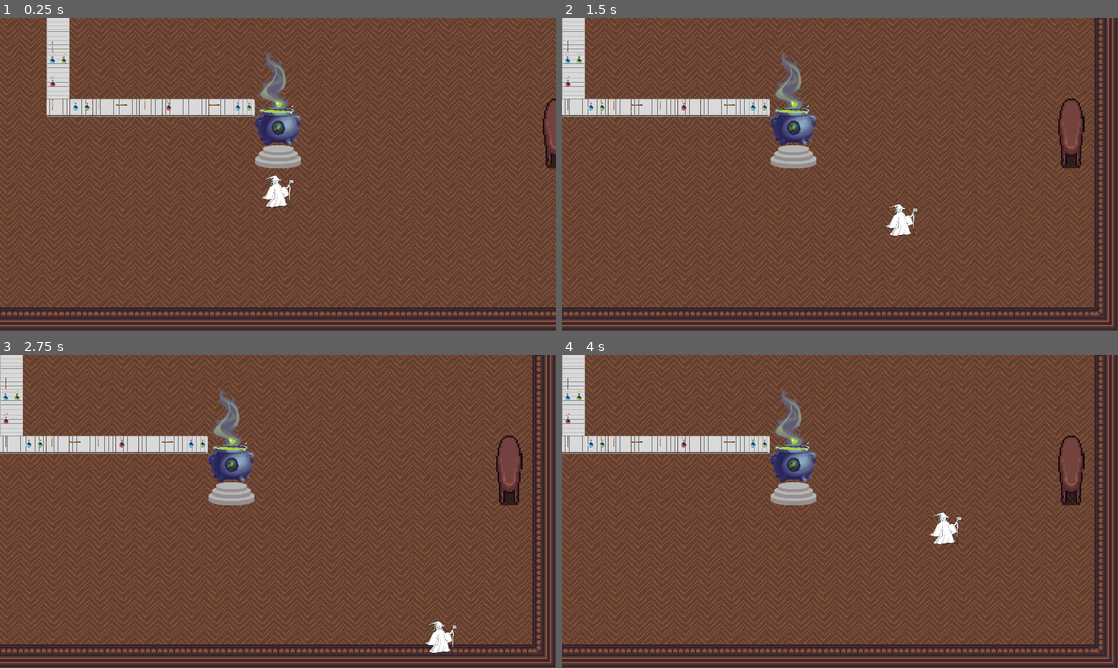
Above: before the commit, frames 1-4 (two rows, left to right).
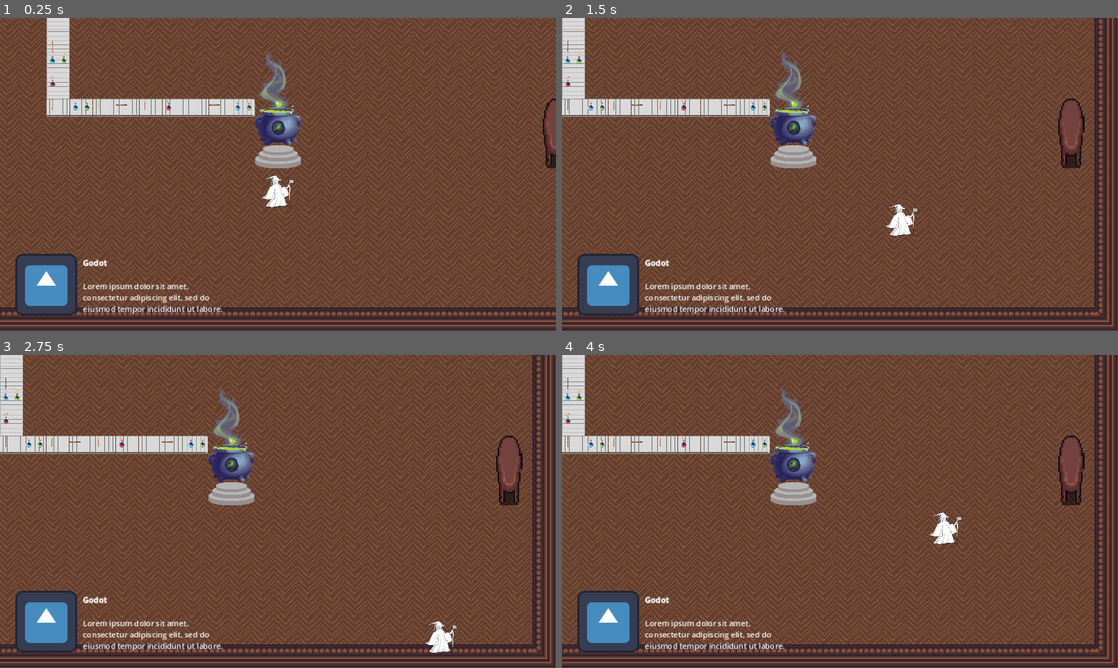
Above: after the commit, the same moments.

Repository: DataScienceAlliance-DSA/RDS-Game
Game: Godot game, scene res://tile_map.tscn
Same seed, same stepped clock (60 frames per second), same inputs: the game is played once before the commit and once after it. The engine's default icon, where the game draws it, is replaced by a stand-in: a white triangle on a blue panel in a dark square.
Inputs:
- Up to frame 1 (0.25 s): no input
- Up to frame 2 (1.5 s): tap Enter at 0.5 s; hold Right (ui_right) 0.53-1.28 s; hold Down (ui_down) from 1.28 s (still down)
- Up to frame 3 (2.75 s): release Down (ui_down) at 2.03 s; hold Right (ui_right) from 2.03 s (still down)
- Up to frame 4 (4 s): release Right (ui_right) at 2.78 s; hold Up (ui_up) 2.78-3.53 s; hold Left (ui_left) from 3.53 s (still down)

The runs differ from the first frame. In frame 1, 3.0% of the frame differs, in the area x 2-40%, y 75-96%; in frame 2, 3.0%; in frame 3, 3.0%; in frame 4, 3.0%.

Commit message:
updated UI

Diff:
--- a/rds_game_fall24/UI.tscn
+++ b/rds_game_fall24/UI.tscn
@@ -24,14 +24,46 @@
 theme_override_constants/margin_right = 32
 theme_override_constants/margin_bottom = 32
 
-[node name="VBoxContainer" type="VBoxContainer" parent="Control/MarginContainer"]
+[node name="HBoxContainer" type="HBoxContainer" parent="Control/MarginContainer"]
+custom_minimum_size = Vector2(650, 0)
 layout_mode = 2
+size_flags_horizontal = 0
+
+[node name="TextureRect" type="TextureRect" parent="Control/MarginContainer/HBoxContainer"]
+layout_mode = 2
+size_flags_horizontal = 0
 size_flags_vertical = 8
+texture = ExtResource("1_q8u87")
 
-[node name="HBoxContainer" type="HBoxContainer" parent="Control/MarginContainer/VBoxContainer"]
+[node name="MarginContainer" type="MarginContainer" parent="Control/MarginContainer/HBoxContainer/TextureRect"]
+layout_mode = 1
+offset_right = 954.0
+offset_bottom = 98.0
+size_flags_horizontal = 4
+size_flags_vertical = 0
+theme_override_constants/margin_left = 140
+theme_override_constants/margin_top = 8
+
+[node name="RichTextLabel" type="RichTextLabel" parent="Control/MarginContainer/HBoxContainer/TextureRect/MarginContainer"]
+clip_contents = false
+custom_minimum_size = Vector2(300, 0)
+layout_mode = 2
+size_flags_horizontal = 0
+size_flags_vertical = 0
+bbcode_enabled = true
+text = "[b]Godot[/b]
+
+Lorem ipsum dolor sit amet, consectetur adipiscing elit, sed do eiusmod tempor incididunt ut labore."
+fit_content = true
+scroll_active = false
+
+[node name="HBoxContainer2" type="HBoxContainer" parent="Control/MarginContainer"]
+visible = false
 layout_mode = 2
 size_flags_horizontal = 8
 
-[node name="TextureRect" type="TextureRect" parent="Control/MarginContainer/VBoxContainer/HBoxContainer"]
+[node name="TextureRect" type="TextureRect" parent="Control/MarginContainer/HBoxContainer2"]
 layout_mode = 2
+size_flags_horizontal = 0
+size_flags_vertical = 8
 texture = ExtResource("1_q8u87")
--- a/rds_game_fall24/main_character.tscn
+++ b/rds_game_fall24/main_character.tscn
@@ -1,7 +1,10 @@
-[gd_scene load_steps=4 format=3 uid="uid://co48lktbon2ou"]
+[gd_scene load_steps=5 format=3 uid="uid://co48lktbon2ou"]
 
 [ext_resource type="Texture2D" uid="uid://ds86qx5cqmeie" path="res://assets/tutorial_assets/Additional_Test_Assets/IMG_1400.PNG" id="1_c4y17"]
 [ext_resource type="Script" path="res://main_character.gd" id="1_xf38u"]
+
+[sub_resource type="RectangleShape2D" id="RectangleShape2D_356tr"]
+size = Vector2(125, 125)
 
 [sub_resource type="RectangleShape2D" id="RectangleShape2D_cpqrn"]
 size = Vector2(88, 64)
@@ -16,6 +19,9 @@
 scale = Vector2(0.175, 0.175)
 texture = ExtResource("1_c4y17")
 
+[node name="CollisionShape2D" type="CollisionShape2D" parent="Area2D"]
+shape = SubResource("RectangleShape2D_356tr")
+
 [node name="CollisionShape2D" type="CollisionShape2D" parent="."]
 position = Vector2(0, 16)
 shape = SubResource("RectangleShape2D_cpqrn")
--- a/rds_game_fall24/tile_map.tscn
+++ b/rds_game_fall24/tile_map.tscn
@@ -1,11 +1,12 @@
-[gd_scene load_steps=24 format=3 uid="uid://vkjj6qql4jgt"]
+[gd_scene load_steps=25 format=3 uid="uid://vkjj6qql4jgt"]
 
 [ext_resource type="Texture2D" uid="uid://b8hqa48xdvbd0" path="res://assets/victorian_interior/64x64-ALL-ASSETS.png" id="1_bro23"]
 [ext_resource type="Texture2D" uid="uid://bohtl5hnig5iy" path="res://assets/tutorial_assets/64x64/64x64_Tutorial_Assets.png" id="2_dx041"]
-[ext_resource type="Texture2D" uid="uid://cttv2ptbpq3vx" path="res://assets/tutorial_assets/64x64/Cauldron.png" id="3_io7tc"]
+[ext_resource type="Texture2D" uid="uid://cttv2ptbpq3vx" path="res://assets/tutorial_assets/64x64/cauldron.png" id="3_io7tc"]
 [ext_resource type="Texture2D" uid="uid://bibqsa3lh501w" path="res://assets/tutorial_assets/16x16/wand.png" id="3_s8v25"]
 [ext_resource type="Texture2D" uid="uid://m4kvn3052aa7" path="res://assets/tutorial_assets/16x16/potions.png" id="5_53snt"]
 [ext_resource type="Texture2D" uid="uid://moy7o3l4fe8n" path="res://assets/tutorial_assets/16x16/sceptre_2.png" id="6_hp220"]
+[ext_resource type="PackedScene" uid="uid://dpmjmknjegvod" path="res://UI.tscn" id="9_hn8o4"]
 [ext_resource type="Texture2D" uid="uid://djl0dug5vhss2" path="res://assets/tutorial_assets/16x16/fox.png" id="15_hhyxp"]
 [ext_resource type="PackedScene" uid="uid://co48lktbon2ou" path="res://main_character.tscn" id="16_0o7eq"]
 
@@ -695,10 +696,10 @@
 layer_4/tile_data = PackedInt32Array(262149, 327699, 4, 524293, 262163, 4, 655366, 262163, 4, 655370, 327699, 4, 655373 …(201 unchanged characters)…
 
 [node name="Player" parent="." instance=ExtResource("16_0o7eq")]
+y_sort_enabled = true
 position = Vector2(960, 896)
 
 [node name="Fox" type="CharacterBody2D" parent="."]
-visible = false
 position = Vector2(472, 272)
 
 [node name="FoxSprite" type="Sprite2D" parent="Fox"]
@@ -720,3 +721,5 @@
 
 [node name="Camera2D" type="Camera2D" parent="."]
 position = Vector2(1856, 1280)
+
+[node name="UI" parent="." instance=ExtResource("9_hn8o4")]
Not shown, changed: rds_game_fall24/assets/tutorial_assets/64x64/cauldron.png.import
